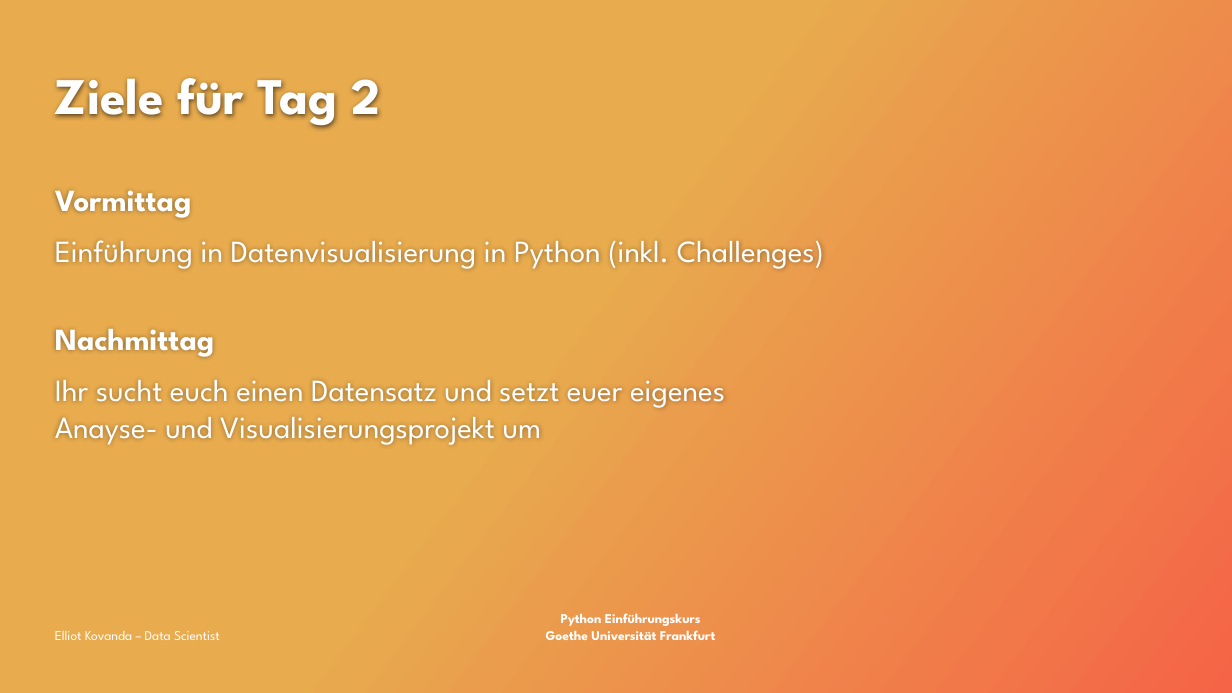
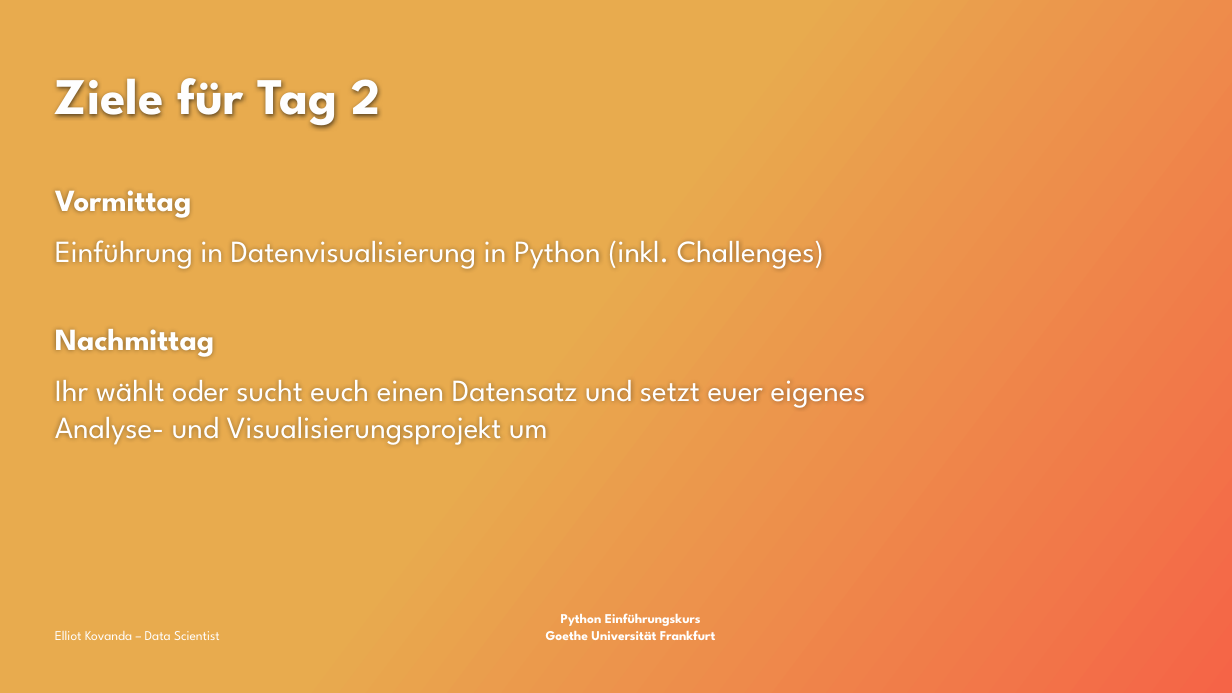
Before and after one commit to ekovanda/python_data_intro, a slide deck: slide 8 of Python_Datenanalyse.pptx. Drawn at 1232x693 pixels with LibreOffice and Linux fonts; fonts in the diff are those of the drawing; background and template pictures are left out. Boxes give left, top, right and bottom in pixels: in the first picture for what was removed or moved away, otherwise in the second. Text is boxed around its words. In the diff, an @@ line names an element or a change of style, - is before the commit and + after.

```diff
--- a/Python_Datenanalyse.pptx
+++ b/Python_Datenanalyse.pptx
@@ text at (55,380,866,445): text changed @@
-Ihr sucht euch einen Datensatz und setzt euer eigenes
-Anayse- und Visualisierungsprojekt um
+Ihr wählt oder sucht euch einen Datensatz und setzt euer eigenes
+Analyse- und Visualisierungsprojekt um
```
Also in this commit, not shown: 4 other slides changed, 8 slides added, 7 other files.
